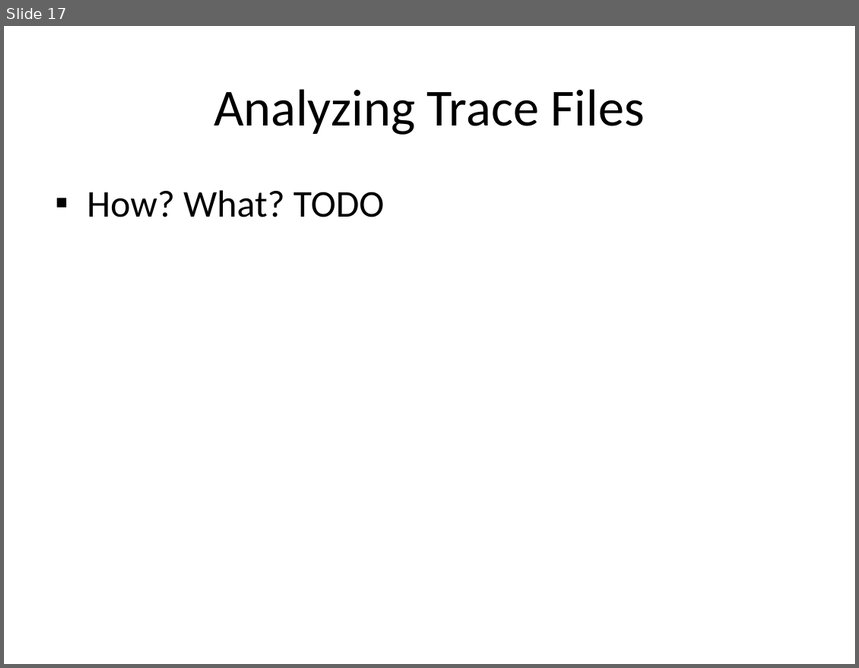
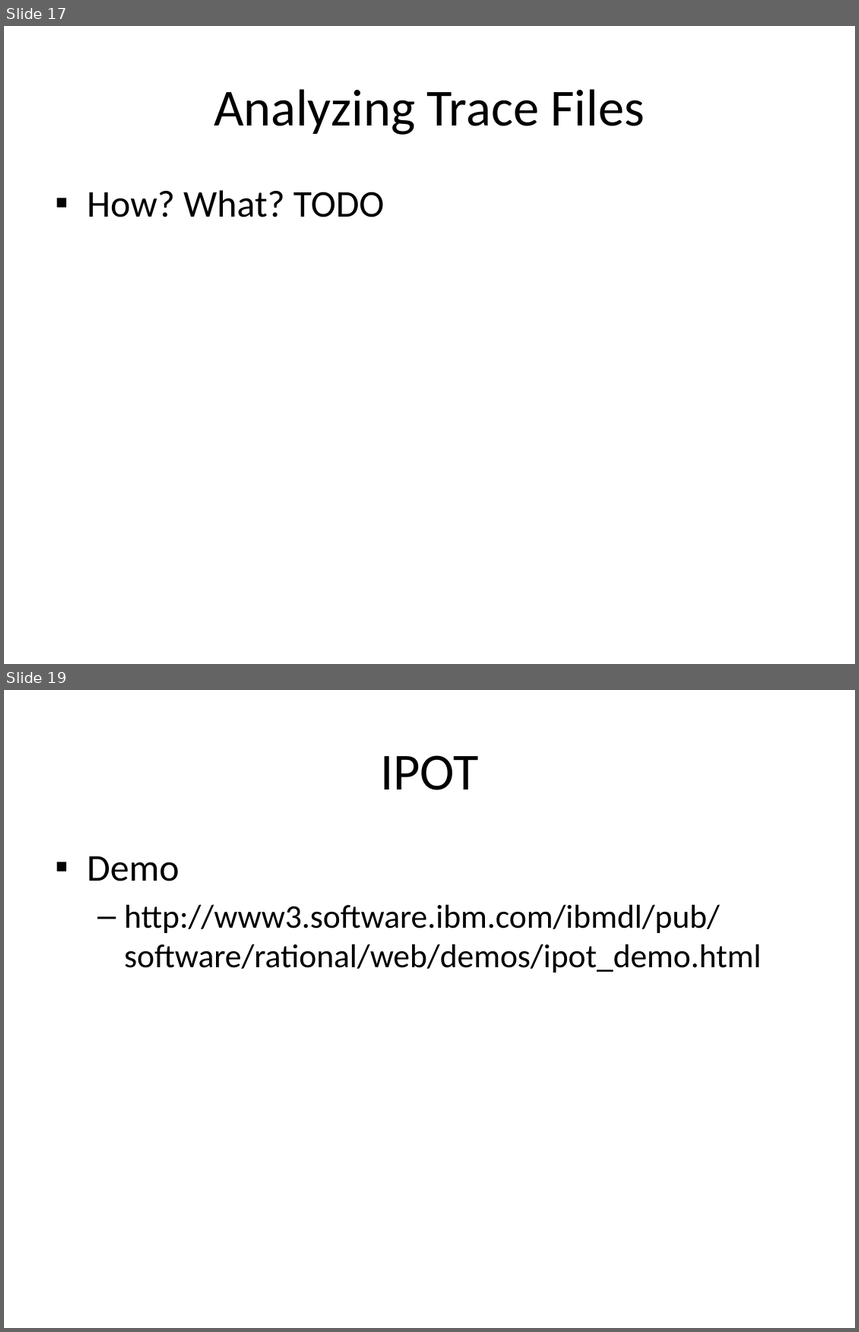
Before and after one commit to wsgan001/asegrp, a slide deck: papers/DRCPA/docs/PerfTest - Implementation.pptx. Shown one above the other, each under a label of ours: slide 17 before the commit, slides 17 and 19 after it; the slides between them are not shown. The pictures are 859x668 and 859x1332 pixels, drawn with LibreOffice and Linux fonts; fonts in the diff are those of the drawing. Boxes give left, top, right and bottom in pixels: in the first picture for what was removed or moved away, otherwise in the second. Text is boxed around its words. In the diff, an @@ line names an element or a change of style, - is before the commit and + after.

```diff
--- a/papers/DRCPA/docs/PerfTest - Implementation.pptx
+++ b/papers/DRCPA/docs/PerfTest - Implementation.pptx
@@ slide 19 added at <box>4,690,855,1328</box>, background #FFFFFF @@
@@ title added at <box>380,755,478,790</box>, 44 pt, text #000000 @@
+IPOT
@@ text added at <box>87,856,761,973</box>, 28 pt, text #000000 @@
+▪ Demo
+  – http://www3.software.ibm.com/ibmdl/pub/software/rational/web/demos/ipot_demo.html
```
Also in this commit, not shown: 1 other slide added.
